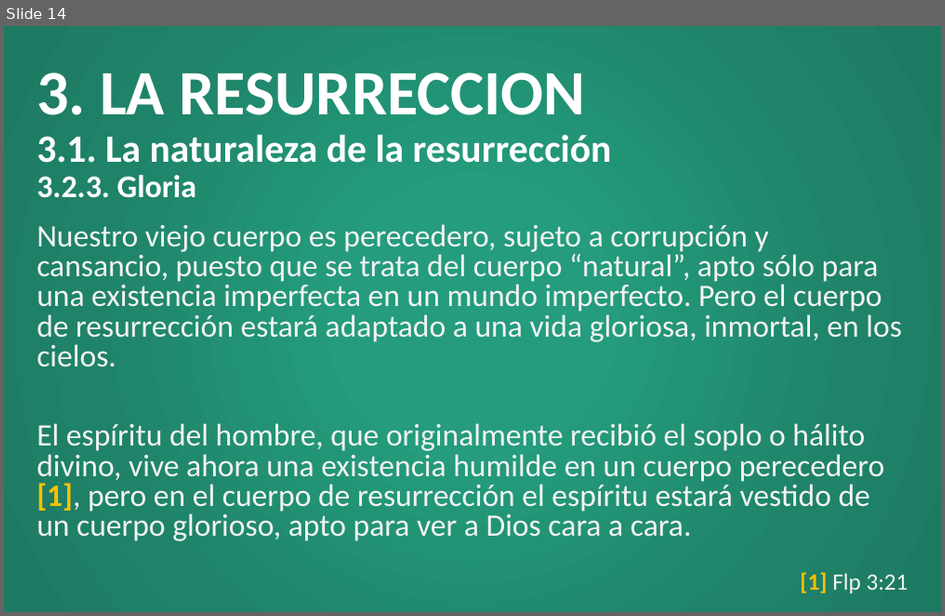
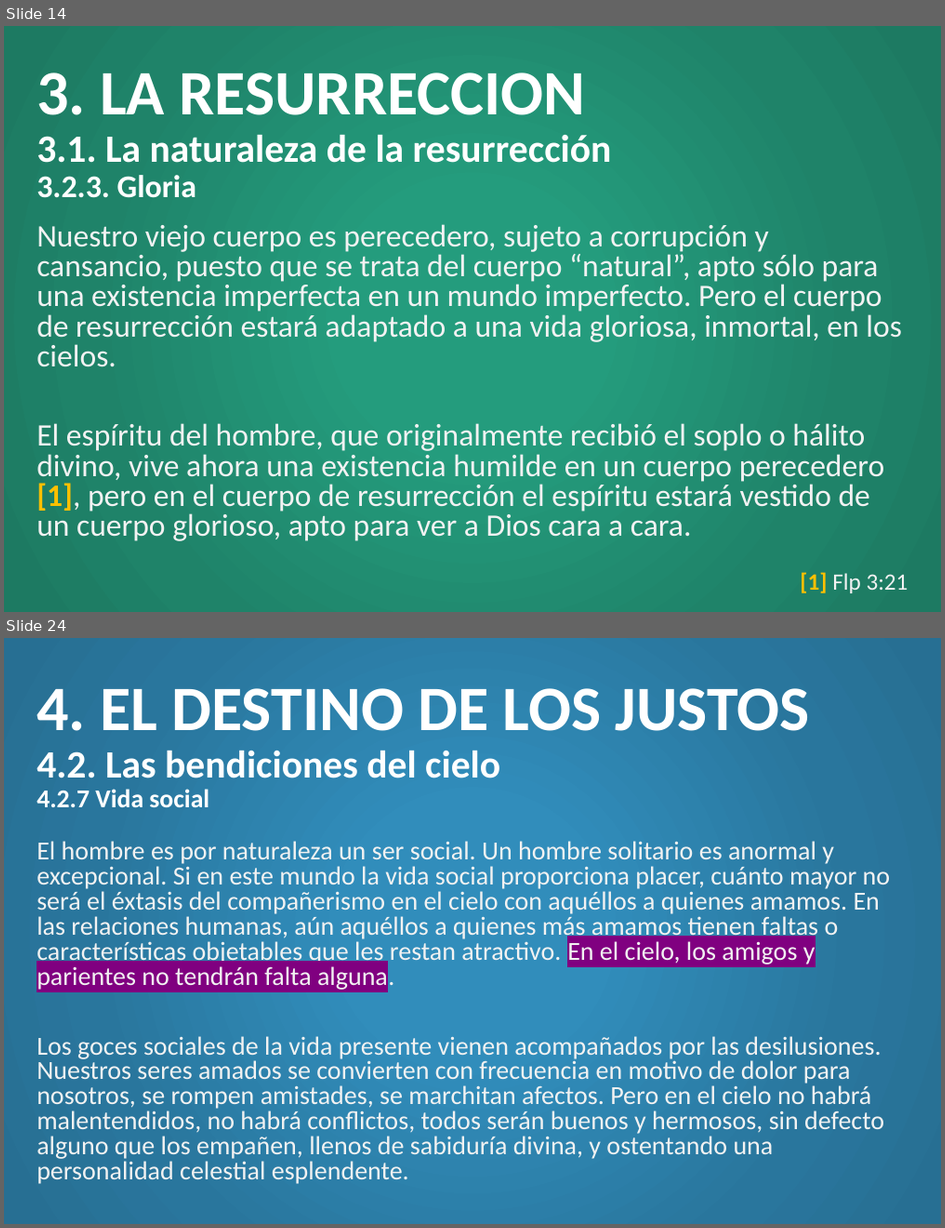
Before and after one commit to CreyTuning/documents, a slide deck: slideshow/Teologia Sistematica y Biblica - Myer Pearlman/Clases/10. Acontecimientos finales.pptx. Shown one above the other, each under a label of ours: slide 14 before the commit, slides 14 and 24 after it; the slides between them are not shown. The pictures are 945x616 and 945x1228 pixels, drawn with LibreOffice and Linux fonts; fonts in the diff are those of the drawing. Boxes give left, top, right and bottom in pixels: in the first picture for what was removed or moved away, otherwise in the second. Text is boxed around its words. In the diff, an @@ line names an element or a change of style, - is before the commit and + after.

```diff
--- a/slideshow/Teologia Sistematica y Biblica - Myer Pearlman/Clases/10. Acontecimientos finales.pptx
+++ b/slideshow/Teologia Sistematica y Biblica - Myer Pearlman/Clases/10. Acontecimientos finales.pptx
@@ slide 24 added at (x1=4, y1=638, x2=941, y2=1224), background gradient #318DBB to #29769D to #276F93 @@
@@ title added at (x1=37, y1=688, x2=809, y2=807), 29.7 pt, text #FFFFFF, bold @@
+4. EL DESTINO DE LOS JUSTOS
+4.2. Las bendiciones del cielo
+4.2.7 Vida social
@@ text added at (x1=37, y1=841, x2=890, y2=1184), 20 pt, text #F2F2F2 @@
+El hombre es por naturaleza un ser social. Un hombre solitario es anormal y excepcional. Si en este mundo la vida social proporciona placer, cuánto mayor no será el éxtasis del compañerismo en el cielo con aquéllos a quienes amamos. En las relaciones humanas, aún aquéllos a quienes más amamos tienen faltas o características objetables que les restan atractivo. En el cielo, los amigos y parientes no tendrán falta alguna.
+Los goces sociales de la vida presente vienen acompañados por las desilusiones. Nuestros seres amados se convierten con frecuencia en motivo de dolor para nosotros, se rompen amistades, se marchitan afectos. Pero en el cielo no habrá malentendidos, no habrá conflictos, todos serán buenos y hermosos, sin defecto alguno que los empañen, llenos de sabiduría divina, y ostentando una personalidad celestial esplendente.
```
Also in this commit, not shown: 20 other slides added, 2 other files.
